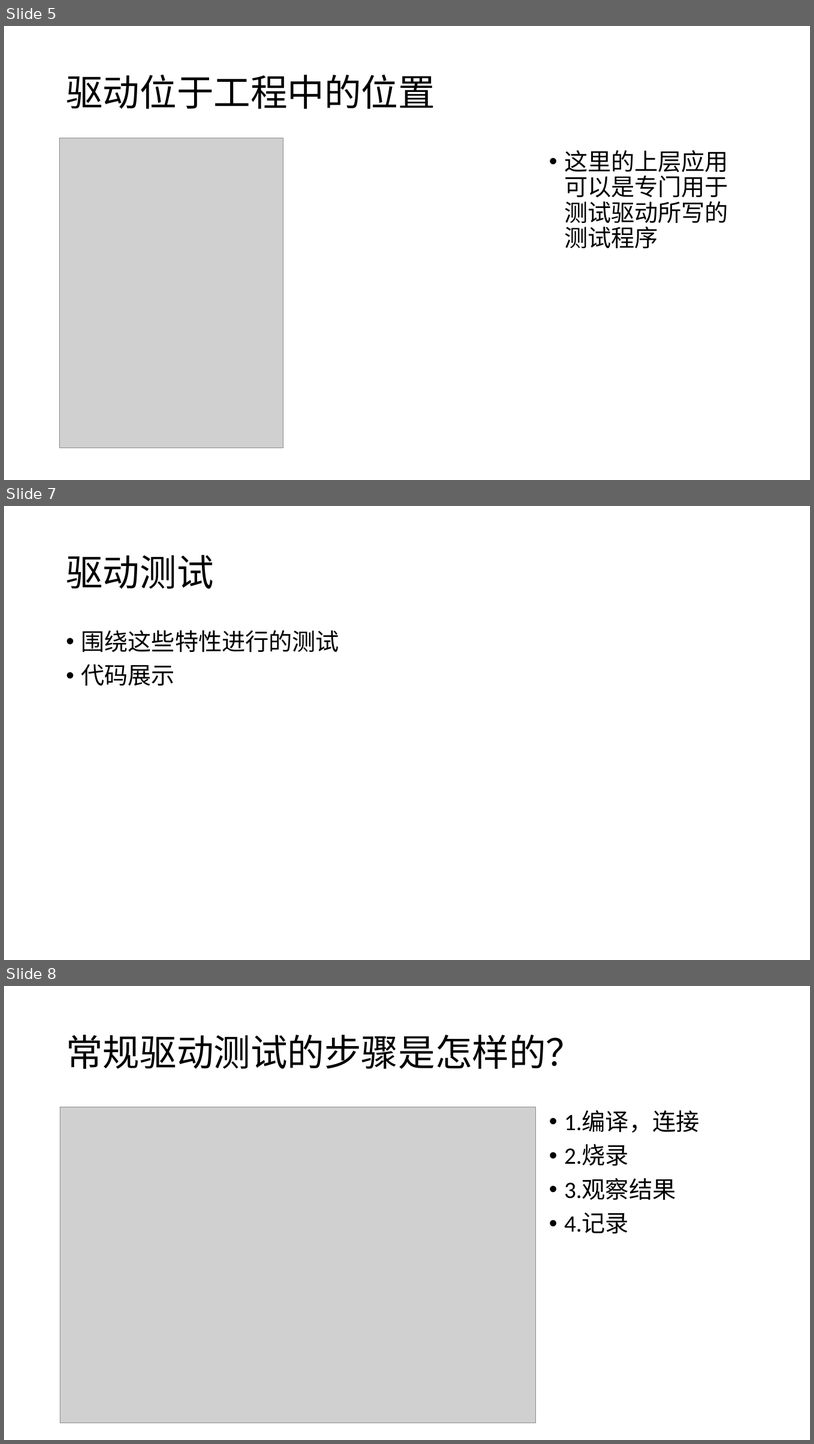
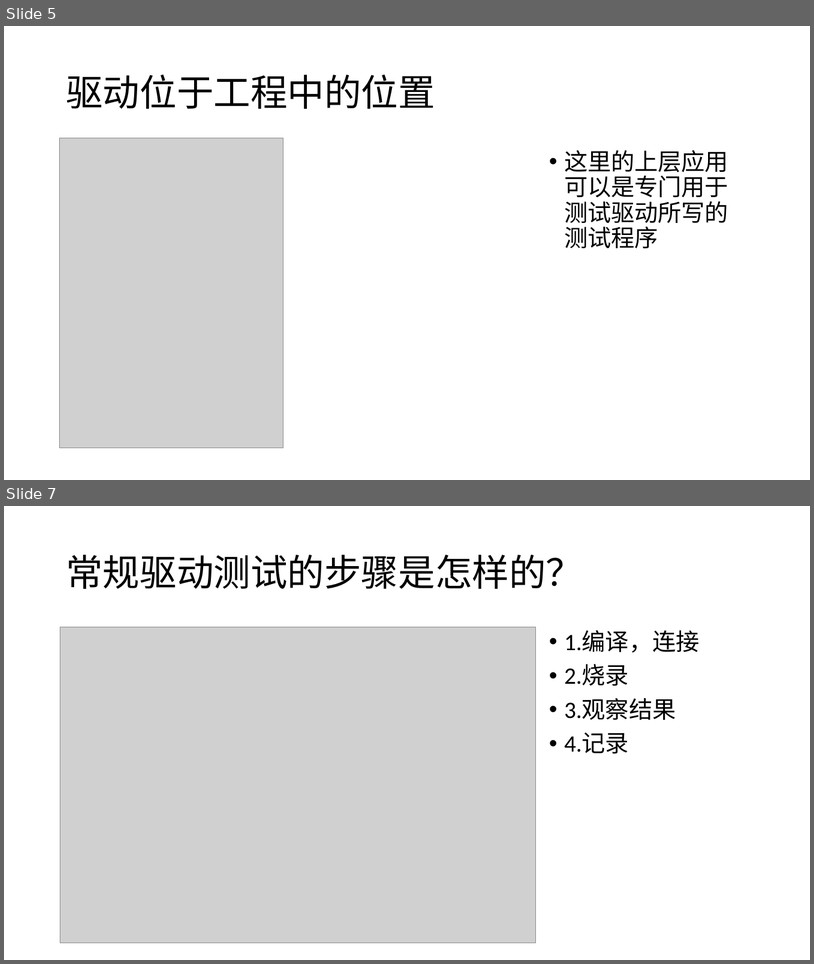
Before and after one commit to whitebkues1/ppt, a slide deck: xianzheng.pptx. Shown one above the other, each under a label of ours: slides 5, 7 and 8 before the commit, slides 5 and 7 after it; the slides between them are not shown. The pictures are 814x1444 and 814x964 pixels, drawn with LibreOffice and Linux fonts; fonts in the diff are those of the drawing; grey boxes stand for pictures. Boxes give left, top, right and bottom in pixels: in the first picture for what was removed or moved away, otherwise in the second. Text is boxed around its words. In the diff, an @@ line names an element or a change of style, - is before the commit and + after.

```diff
--- a/xianzheng.pptx
+++ b/xianzheng.pptx
@@ slide 7 removed at [4, 506, 810, 960], background #FFFFFF @@
@@ title removed at [66, 555, 213, 589] @@
-驱动测试
@@ text removed at [81, 630, 339, 685] @@
-• 围绕这些特性进行的测试
-• 代码展示
@@ what was slide 8 is now slide 7 @@
```
Also in this commit, not shown: 7 slides changed, 2 slides added, 1 other slide removed, 9 other files.
